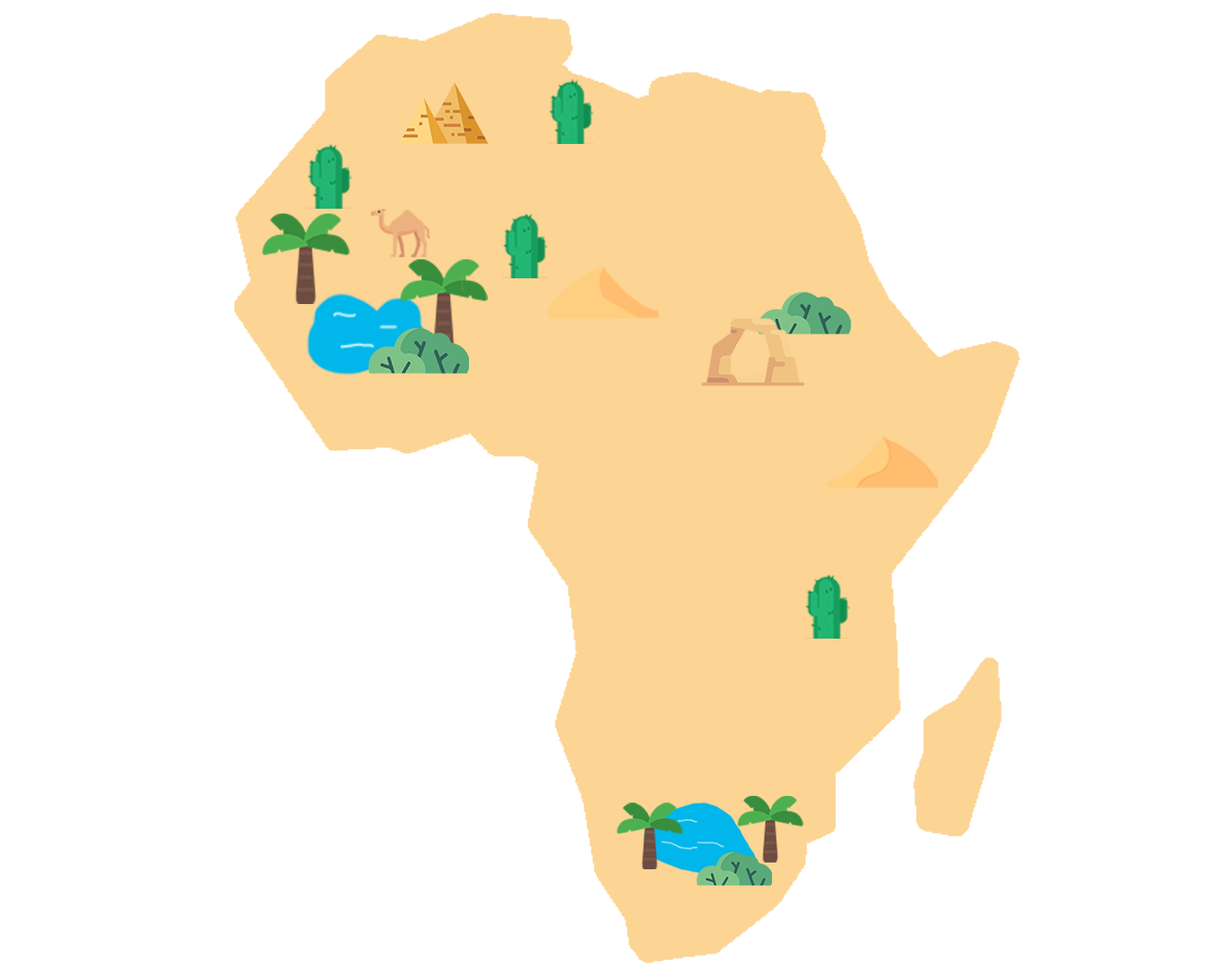
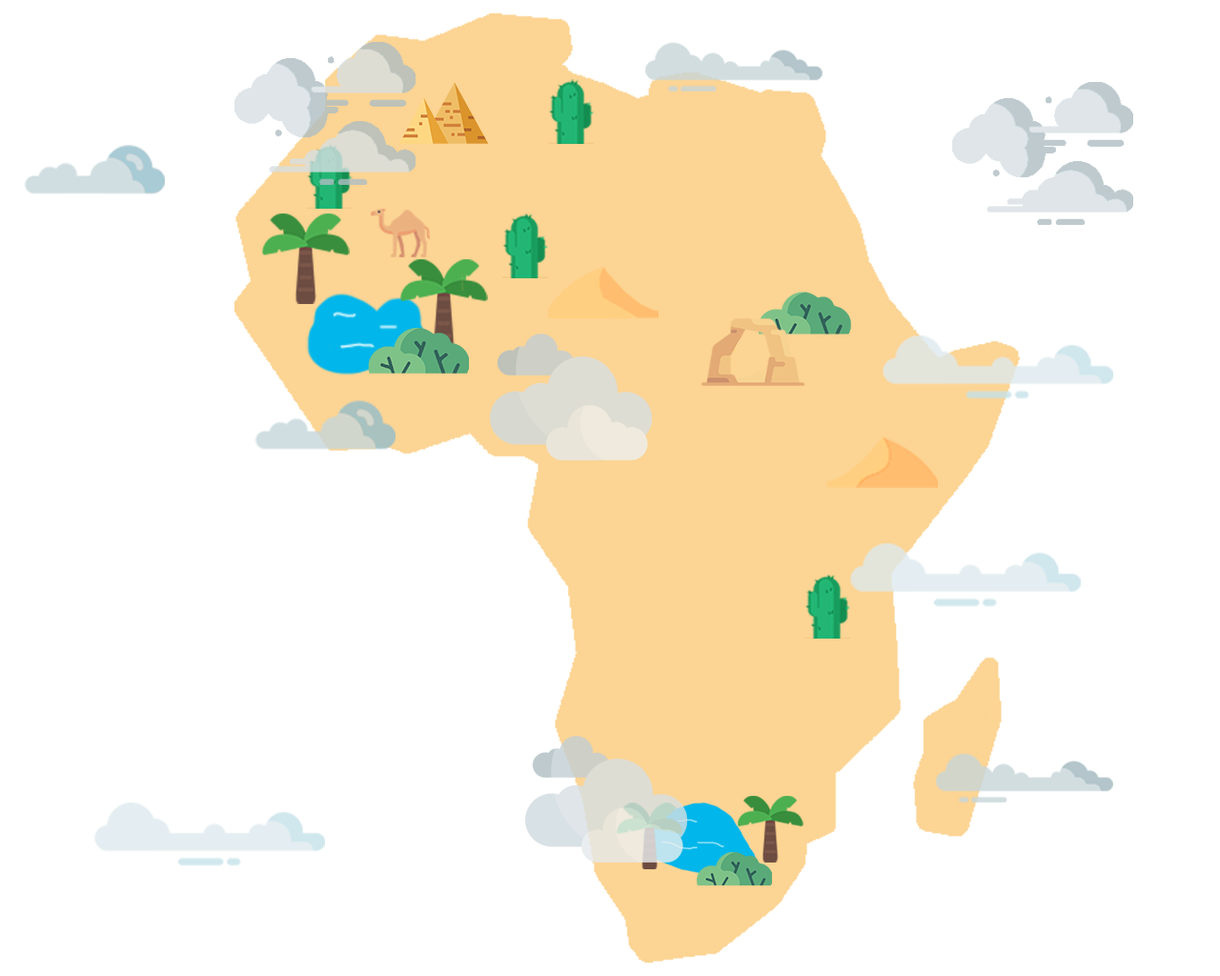
Layer changes from the first 1220x976 image to the second:
added group "clound" (80%) with 11 layers above "element" over [23, 41, 1134, 867]
added layer "Layer 7 copy" in group "clound" over [94, 802, 326, 867]
added layer "Layer 7 copy 2" in group "clound" over [850, 543, 1082, 608]
added layer "Layer 7" in group "clound" over [882, 335, 1114, 400]
added layer "Layer 6 copy" in group "clound" over [23, 143, 165, 195]
added layer "Layer 6" in group "clound" over [254, 399, 396, 450]
added layer "Layer 5 copy" in group "clound" over [936, 753, 1114, 803]
added layer "Layer 5" in group "clound" over [645, 41, 823, 92]
added layer "Layer 4 copy" in group "clound" over [490, 333, 653, 461]
added layer "Layer 4" in group "clound" over [525, 736, 688, 863]
added layer "Layer 3 copy" in group "clound" over [952, 81, 1134, 225]
added layer "Layer 3" in group "clound" over [234, 41, 416, 185]
added group "element" with 11 layers above "oasis copy" over [306, 79, 939, 608]
moved "cactus (1)" into group "element" over [306, 143, 353, 185]
moved "pyramids" into group "element" over [399, 81, 416, 107]
